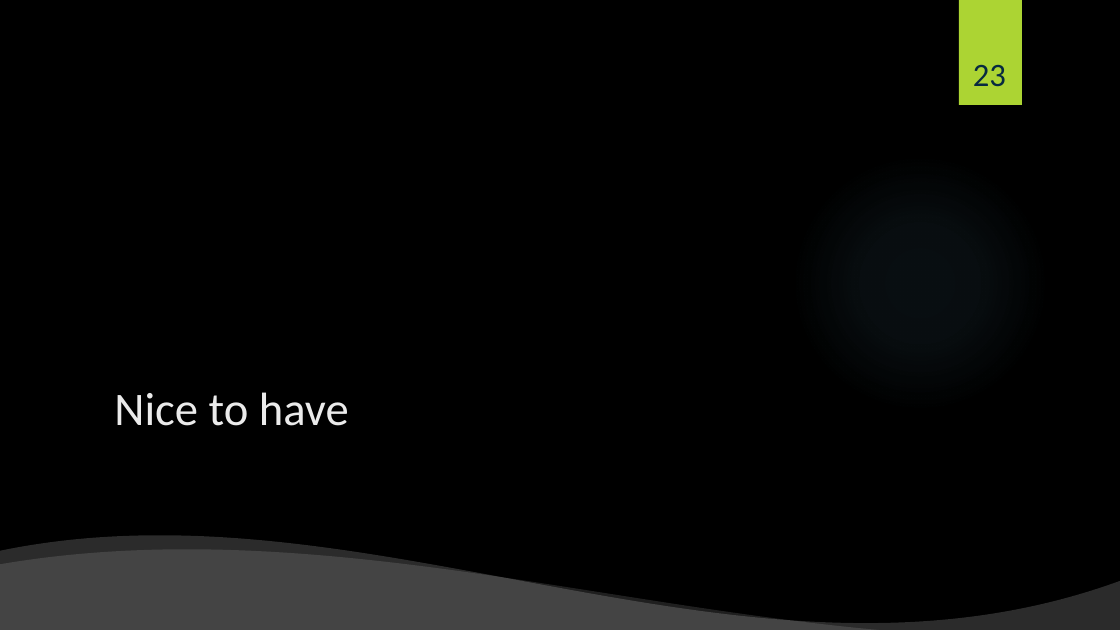
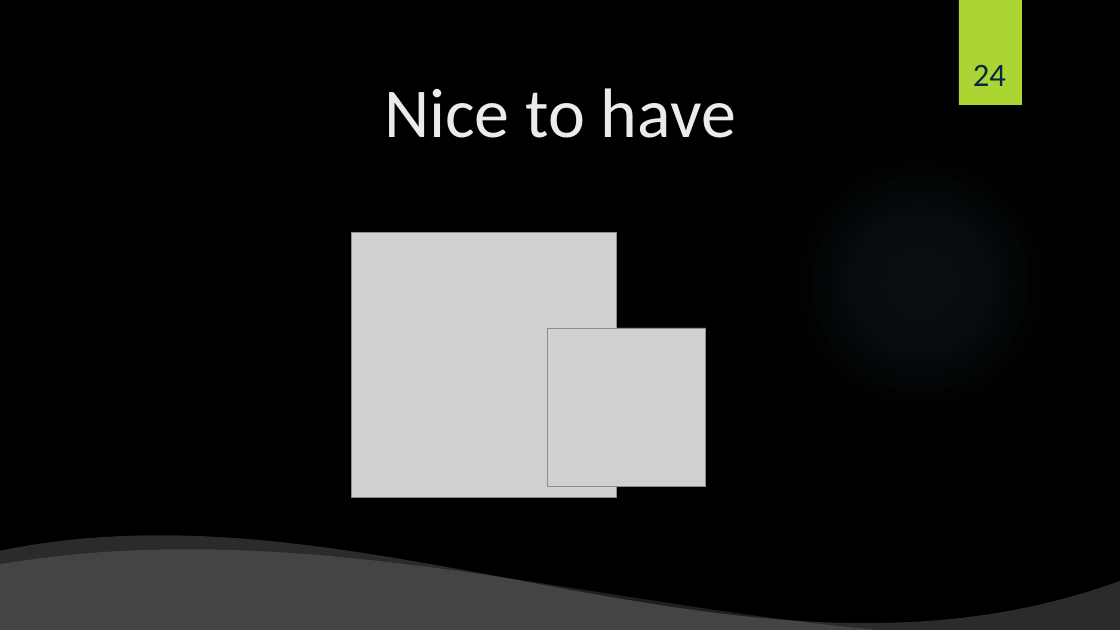
Before and after one commit to shiftlyapp/Shiftly, a slide deck: slide 24 of Backlog.pptx (slide 23 before the commit). Drawn at 1120x630 pixels with LibreOffice and Linux fonts; fonts in the diff are those of the drawing; grey boxes stand for pictures; background and template pictures are left out. Boxes give left, top, right and bottom in pixels: in the first picture for what was removed or moved away, otherwise in the second. Text is boxed around its words. In the diff, an @@ line names an element or a change of style, - is before the commit and + after.

```diff
--- a/Backlog.pptx
+++ b/Backlog.pptx
@@ title "Nice to have": place and size @@
-title "Nice to have" at <box>114,392,349,426</box>
+title "Nice to have" at <box>384,88,736,138</box>
@@ title "Nice to have" at <box>384,88,736,138</box>: size 40 to 60 pt; alignment left to centre; vertical alignment bottom to middle @@
@@ page number at <box>973,65,1006,86</box>: text changed @@
-23
+24
@@ picture added at <box>351,232,617,497</box> @@
@@ picture added at <box>547,328,706,486</box> @@
```
Also in this commit, not shown: 13 other slides changed, 10 slides added, 8 slides removed.
